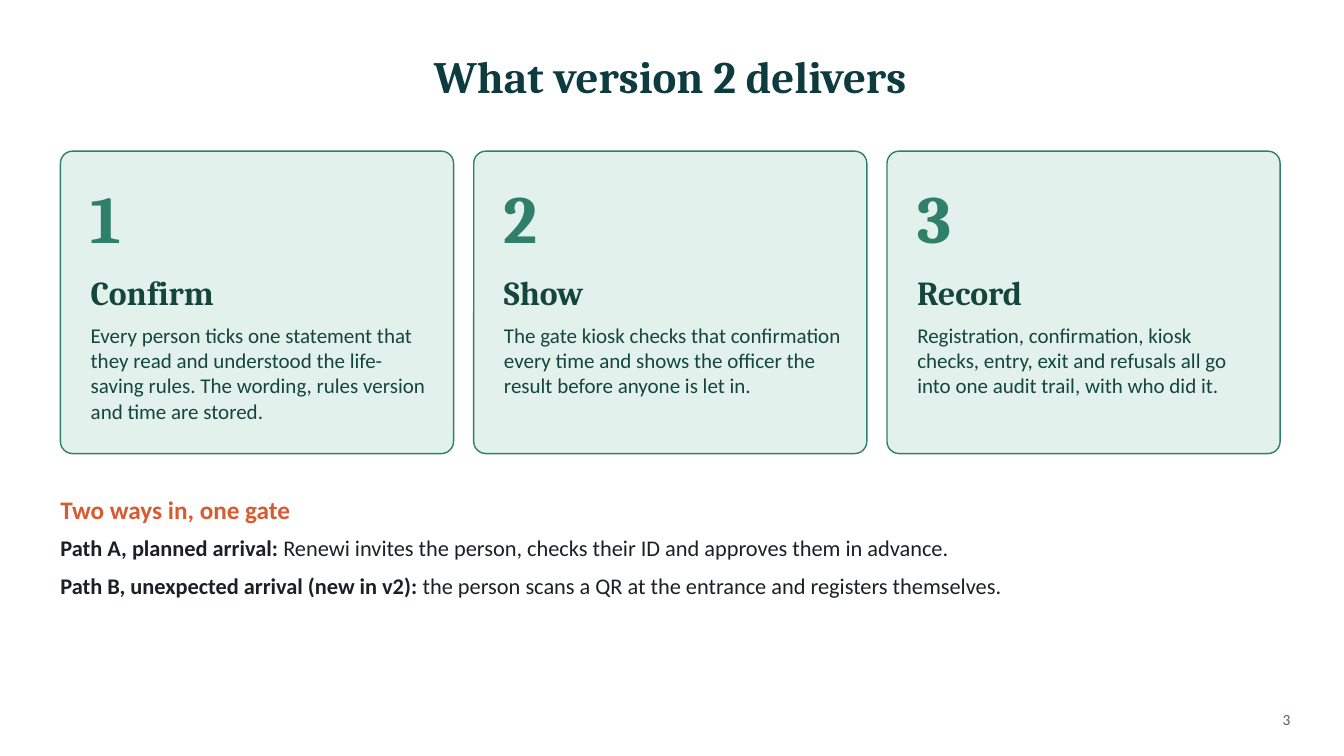
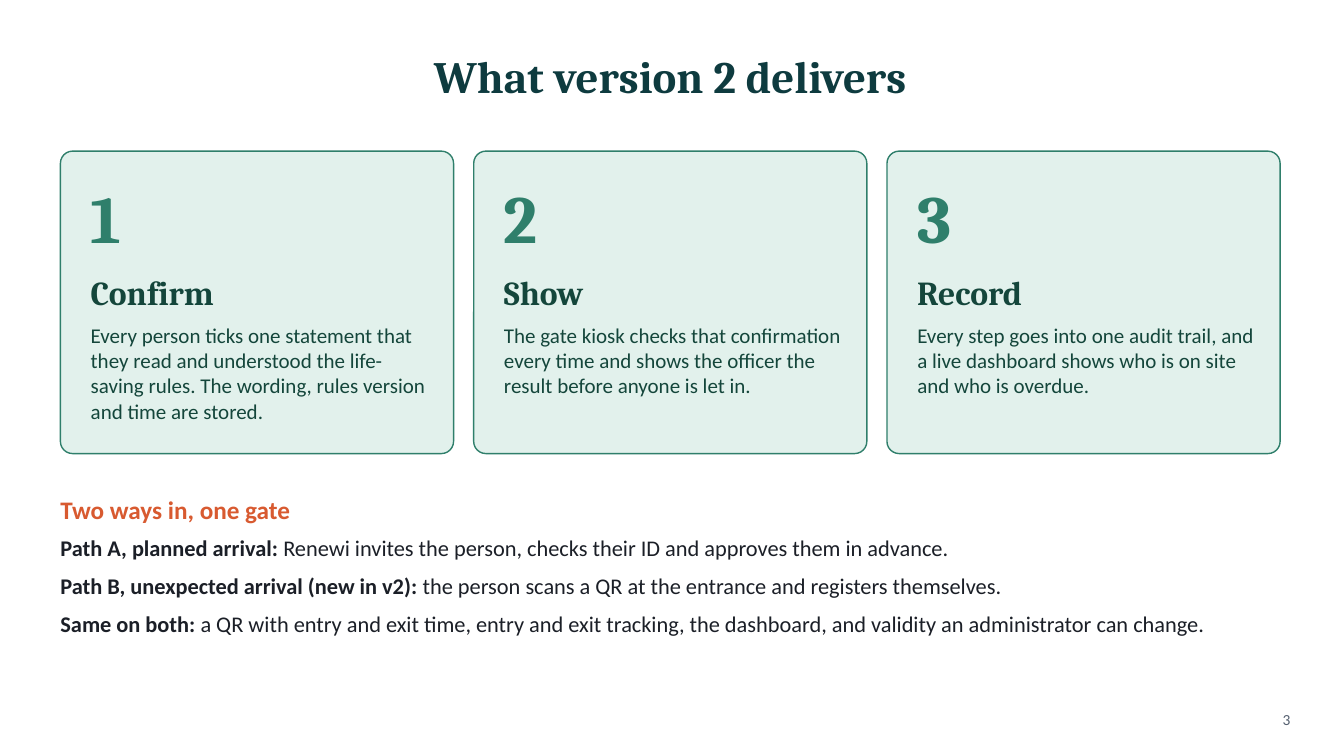
Before and after one commit to Sharon-dt3/vlaardingen_contractor_access, a slide deck: slide 3 of v2/docs/Site-Access-V2-Deck.pptx. Drawn at 1344x756 pixels with LibreOffice and Linux fonts; fonts in the diff are those of the drawing. Boxes give left, top, right and bottom in pixels: in the first picture for what was removed or moved away, otherwise in the second. Text is boxed around its words. In the diff, an @@ line names an element or a change of style, - is before the commit and + after.

```diff
--- a/v2/docs/Site-Access-V2-Deck.pptx
+++ b/v2/docs/Site-Access-V2-Deck.pptx
@@ text at [917, 328, 1253, 393]: text changed @@
-Registration, confirmation, kiosk checks, entry, exit and refusals all go into one audit trail, with who did it.
+Every step goes into one audit trail, and a live dashboard shows who is on site and who is overdue.
@@ text at [60, 616, 1204, 636]: paragraph added @@
+Same on both: a QR with entry and exit time, entry and exit tracking, the dashboard, and validity an administrator can change.
```
Also in this commit, not shown: 5 other slides changed, 3 slides added, 10 other files.
